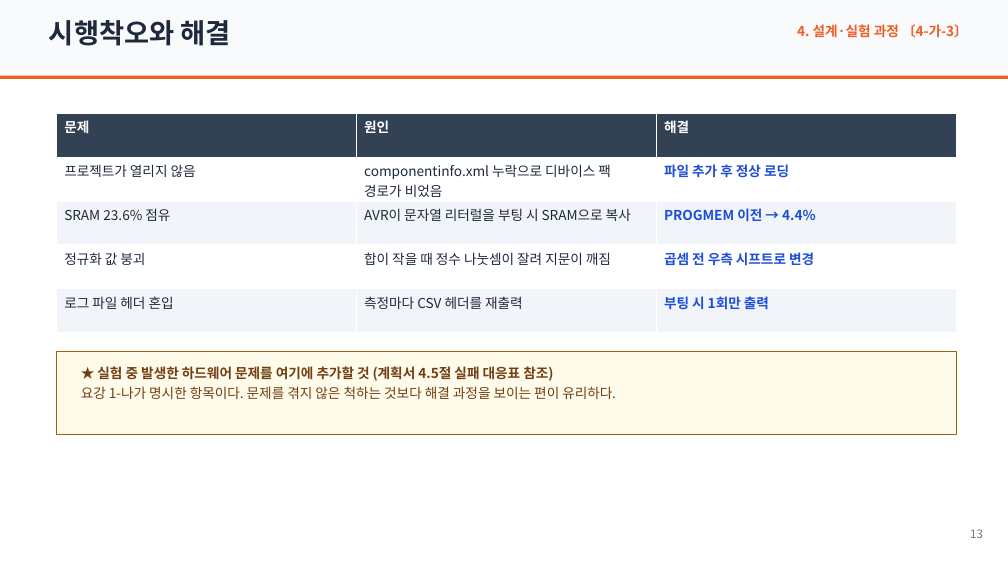
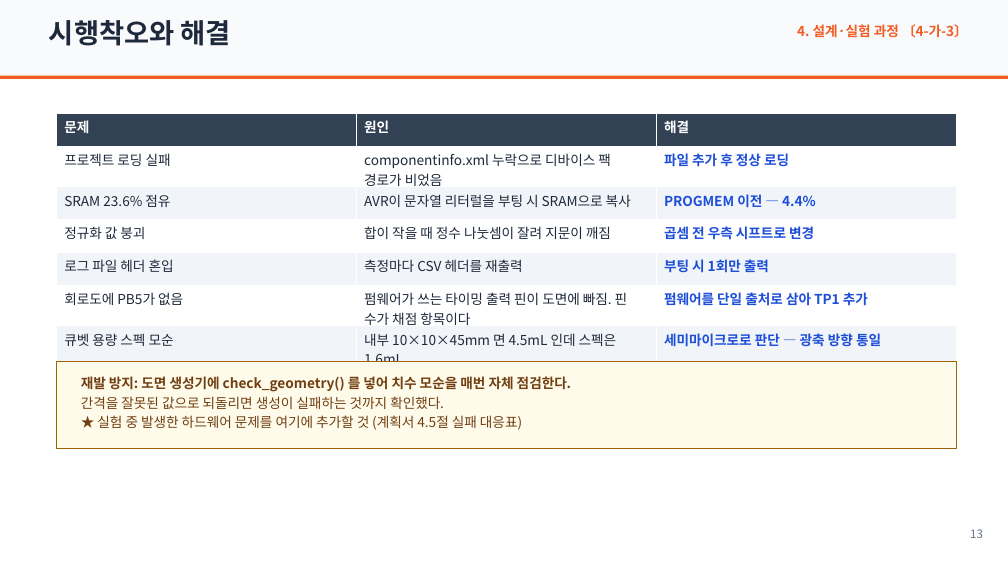
Before and after one commit to jms1005/coss-led-pedd-analyzer, a slide deck: slide 13 of 제출물/가_예선보고서_초안.pptx. Drawn at 1008x567 pixels with LibreOffice and Linux fonts; fonts in the diff are those of the drawing. Boxes give left, top, right and bottom in pixels: in the first picture for what was removed or moved away, otherwise in the second. Text is boxed around its words. In the diff, an @@ line names an element or a change of style, - is before the commit and + after.

```diff
--- a/제출물/가_예선보고서_초안.pptx
+++ b/제출물/가_예선보고서_초안.pptx
@@ table at (57,113,957,366) @@
-row 2, column 1: 프로젝트가 열리지 않음
+row 2, column 1: 프로젝트 로딩 실패
-row 3, column 3: PROGMEM 이전 → 4.4%
+row 3, column 3: PROGMEM 이전 — 4.4%
+row 6: 회로도에 PB5가 없음 | 펌웨어가 쓰는 타이밍 출력 핀이 도면에 빠짐. 핀 수가 채점 항목이다 | 펌웨어를 단일 출처로 삼아 TP1 추가
+row 7: 큐벳 용량 스펙 모순 | 내부 10×10×45mm 면 4.5mL 인데 스펙은 1.6mL | 세미마이크로로 판단 — 광축 방향 통일
@@ rectangle: place and size @@
-rectangle at (57,352,957,435)
+rectangle at (57,361,957,448)
@@ text at (81,375,571,430): text changed @@
-★ 실험 중 발생한 하드웨어 문제를 여기에 추가할 것 (계획서 4.5절 실패 대응표 참조)
-요강 1-나가 명시한 항목이다. 문제를 겪지 않은 척하는 것보다 해결 과정을 보이는 편이 유리하다.
+재발 방지: 도면 생성기에 check_geometry() 를 넣어 치수 모순을 매번 자체 점검한다.
+간격을 잘못된 값으로 되돌리면 생성이 실패하는 것까지 확인했다.
+★ 실험 중 발생한 하드웨어 문제를 여기에 추가할 것 (계획서 4.5절 실패 대응표)
```
Also in this commit, not shown: 8 other files.
